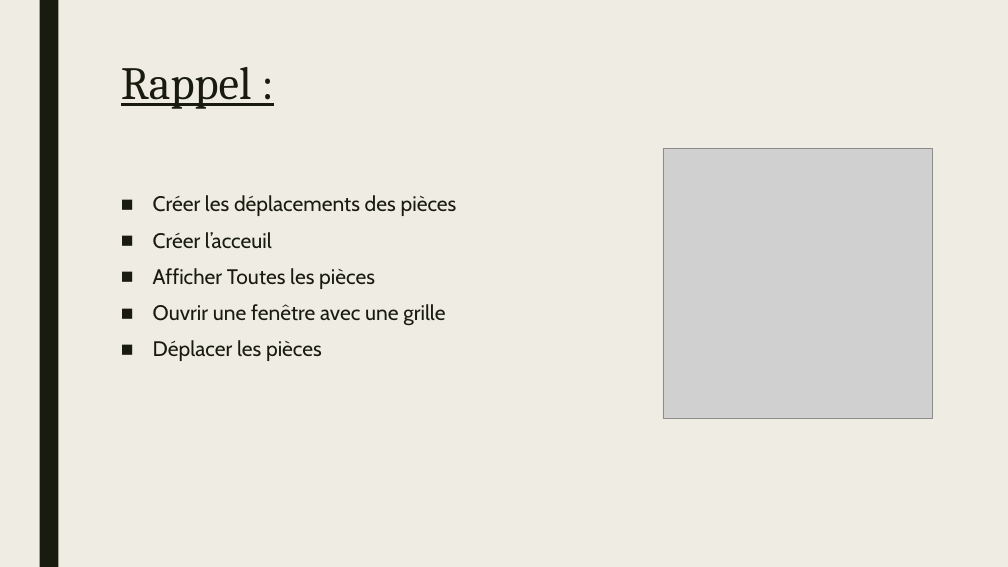
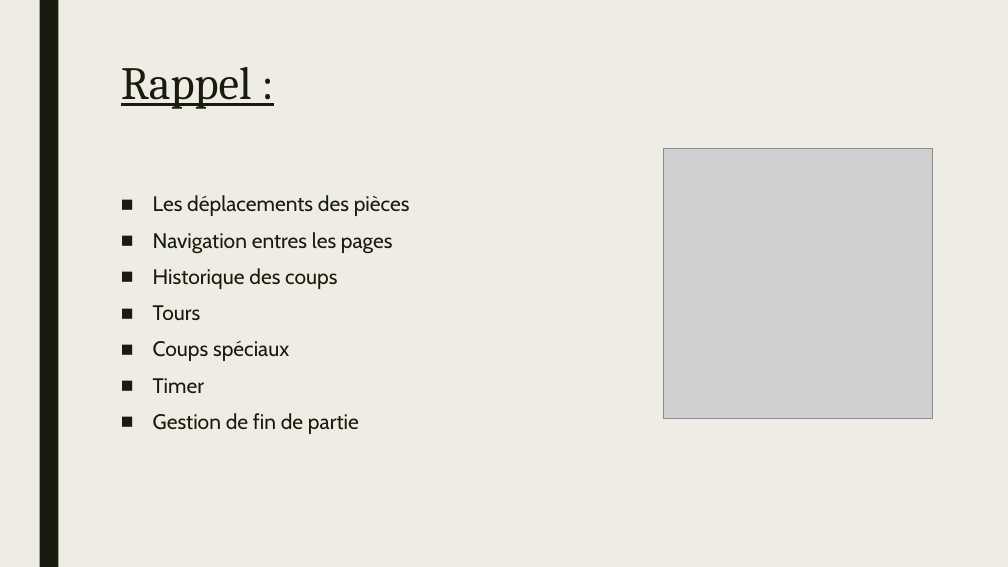
Before and after one commit to information47/Echiquier, a slide deck: slide 2 of Itération_2.pptx. Drawn at 1008x567 pixels with LibreOffice and Linux fonts; fonts in the diff are those of the drawing; grey boxes stand for pictures. Boxes give left, top, right and bottom in pixels: in the first picture for what was removed or moved away, otherwise in the second. Text is boxed around its words. In the diff, an @@ line names an element or a change of style, - is before the commit and + after.

```diff
--- a/Itération_2.pptx
+++ b/Itération_2.pptx
@@ text at (x1=153, y1=195, x2=410, y2=434): text changed @@
-■ Créer les déplacements des pièces
-■ Créer l’acceuil
-■ Afficher Toutes les pièces
-■ Ouvrir une fenêtre avec une grille
-■ Déplacer les pièces
+■ Les déplacements des pièces
+■ Navigation entres les pages
+■ Historique des coups
+■ Tours
+■ Coups spéciaux
+■ Timer
+■ Gestion de fin de partie
```
Also in this commit, not shown: 1 slide added, 3 slides removed.
